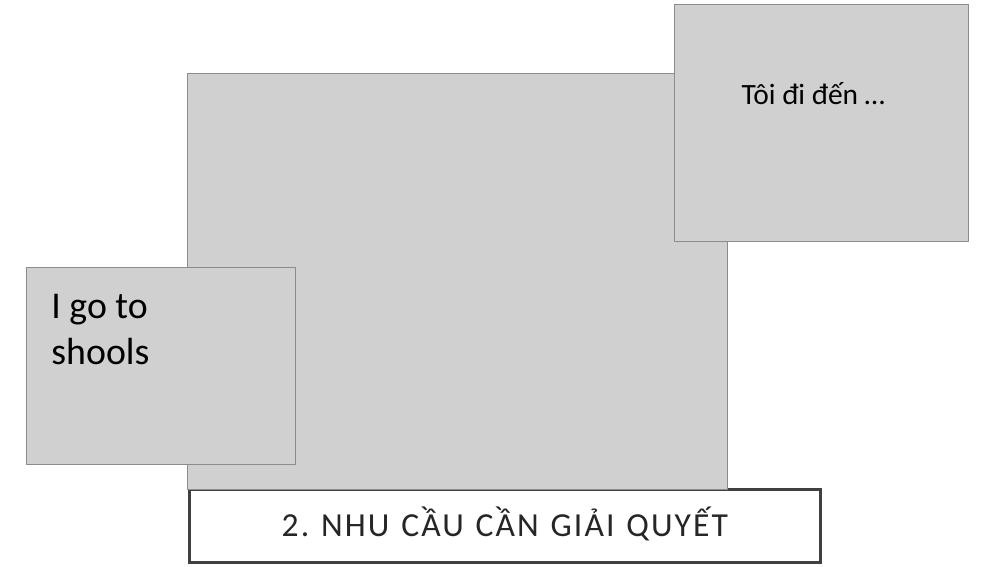
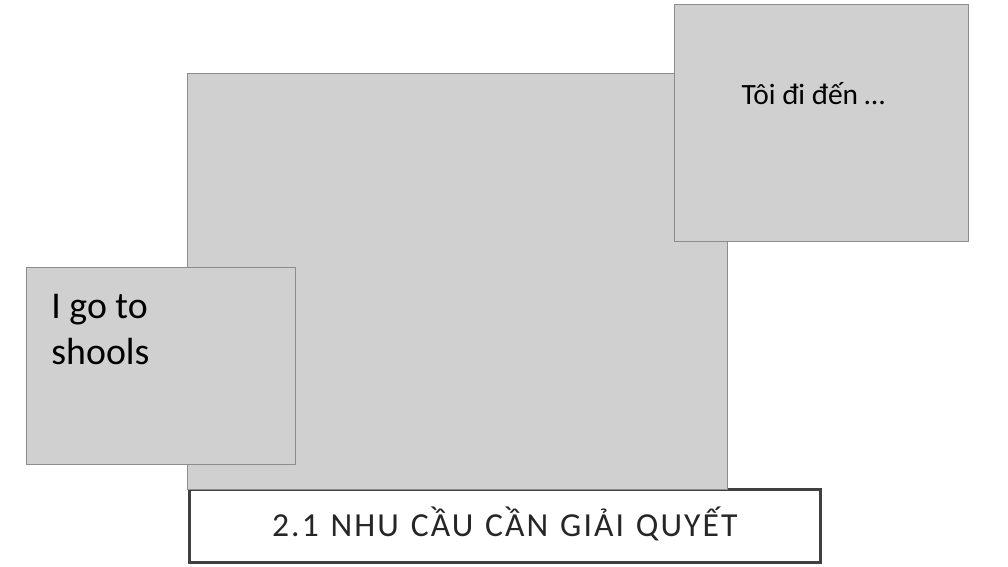
Before and after one commit to nmtri1912/kltn, a slide deck: slide 3 of Tài liệu/Presentation.pptx. Drawn at 1008x567 pixels with LibreOffice and Linux fonts; fonts in the diff are those of the drawing; grey boxes stand for pictures. Boxes give left, top, right and bottom in pixels: in the first picture for what was removed or moved away, otherwise in the second. Text is boxed around its words. In the diff, an @@ line names an element or a change of style, - is before the commit and + after.

```diff
--- a/Tài liệu/Presentation.pptx
+++ b/Tài liệu/Presentation.pptx
@@ title at (x1=272, y1=509, x2=738, y2=541): text changed @@
-2. NHU CẦU CẦN GIẢI QUYẾT
+2.1 NHU CẦU CẦN GIẢI QUYẾT
```
Also in this commit, not shown: 5 other slides changed.
